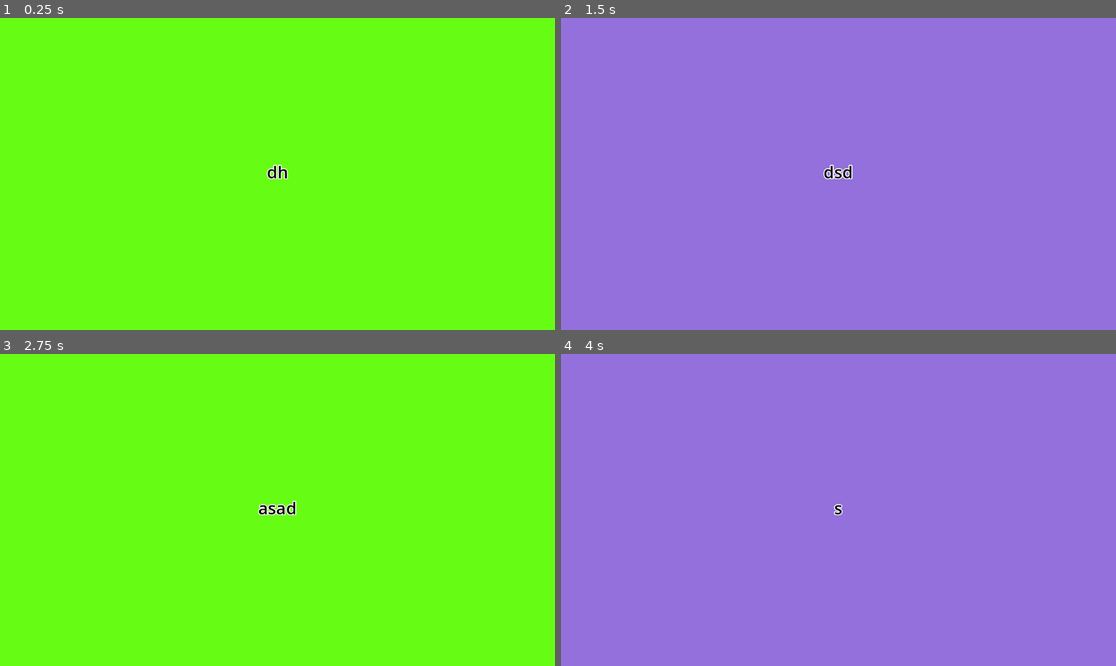
Above: before the commit, frames 1-4 (two rows, left to right).
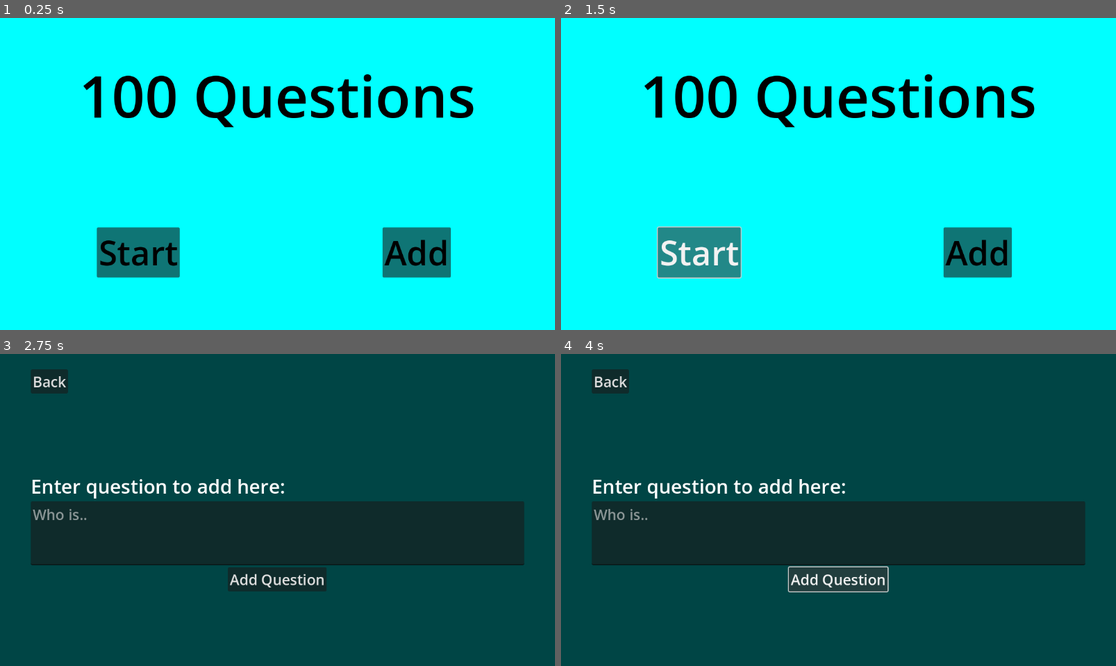
Above: after the commit, the same moments.

Repository: gringames/100-Questions
Game: Godot game, scene res://scenes/MainMenu.tscn
Two runs of this game, one before a commit and one after it. Both use one fixed random seed, a clock stepped at 60 frames per second and the inputs below. Before the commit the project starts from res://scenes/MainGame.tscn.
Inputs (mouse positions are in pixels of both pictures, inside the frame that each line leads up to):
- Up to frame 1 (0.25 s): no input
- Up to frame 2 (1.5 s): click (699, 252) at 0.5 s, where only the run after the commit has a clickable "Start"; click (699, 252) at 1.25 s, where only the run after the commit has a clickable "Start"
- Up to frame 3 (2.75 s): click (416, 588) at 2 s, where only the run after the commit has a clickable "Add"
- Up to frame 4 (4 s): click (838, 578) at 2.75 s, where only the run after the commit has a clickable "Add Question"; click (838, 578) at 3.5 s, where only the run after the commit has a clickable "Add Question"

The runs differ from the first frame. In frame 1, 100% of the frame differs, in the area x 0-100%, y 0-100%; in frame 2, 100%; in frame 3, 100%; in frame 4, 100%.
Error before the commit: Invalid call. Nonexistent function 'append' in base 'Nil'. (res://scripts/QuestionInitializer.gd:41)

Commit message:
change main scene to main menu

Diff:
--- a/project.godot
+++ b/project.godot
@@ -11,7 +11,7 @@
 [application]
 
 config/name="100 Fragen"
-run/main_scene="res://scenes/MainGame.tscn"
+run/main_scene="res://scenes/MainMenu.tscn"
 config/features=PackedStringArray("4.1", "Mobile")
 config/icon="res://icon.svg"
 
